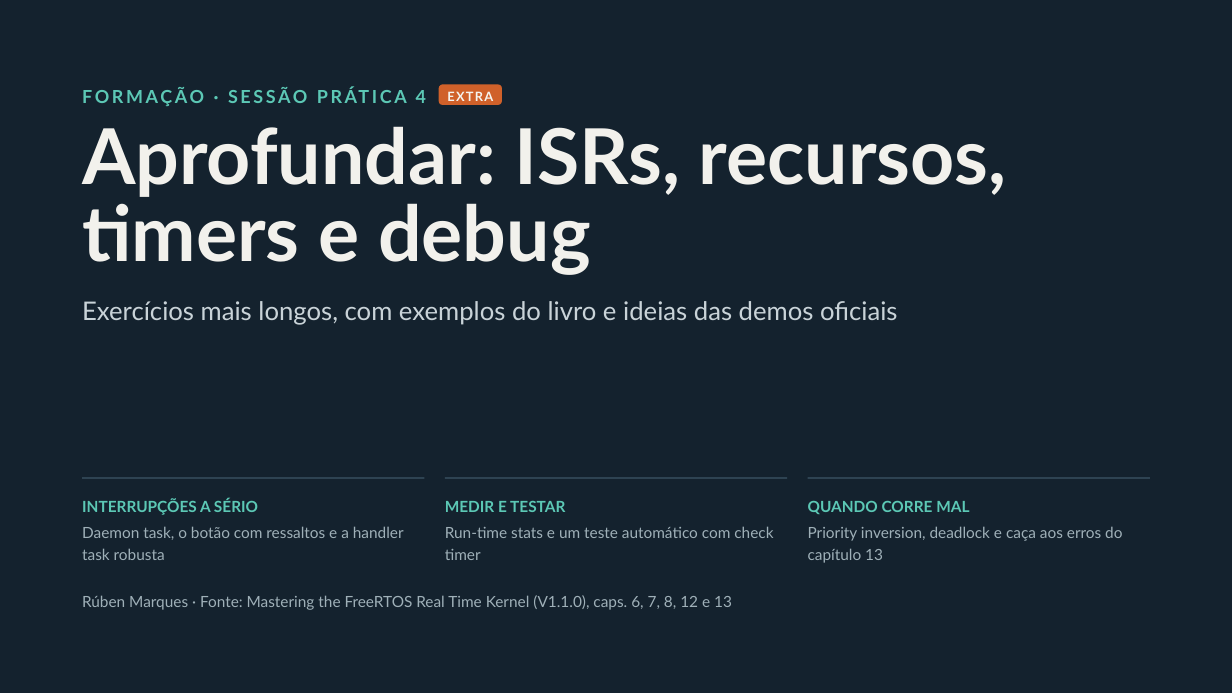
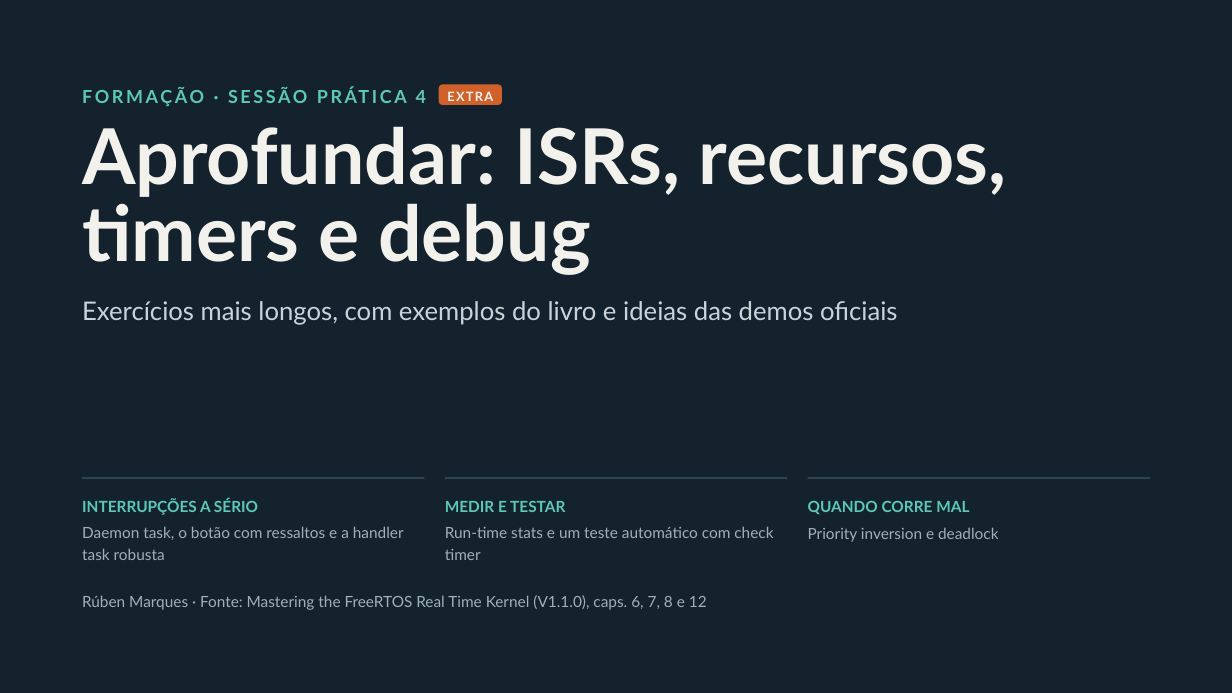
Before and after one commit to RPOA/Formacao_FreeRTOS, a slide deck: slide 155 of Slides/Formação FreeRTOS.pptx. Drawn at 1232x693 pixels with LibreOffice and Linux fonts; fonts in the diff are those of the drawing. Boxes give left, top, right and bottom in pixels: in the first picture for what was removed or moved away, otherwise in the second. Text is boxed around its words. In the diff, an @@ line names an element or a change of style, - is before the commit and + after.

Commit message:
Update presentation slides for FreeRTOS: revise content and improve clarity

```diff
--- a/Slides/Formação FreeRTOS.pptx
+++ b/Slides/Formação FreeRTOS.pptx
@@ text at (808, 527, 999, 542): text changed @@
-Priority inversion, deadlock e caça aos erros do capítulo 13
+Priority inversion e deadlock
@@ text at (82, 595, 707, 610): text changed @@
-Rúben Marques · Fonte: Mastering the FreeRTOS Real Time Kernel (V1.1.0), caps. 6, 7, 8, 12 e 13
+Rúben Marques · Fonte: Mastering the FreeRTOS Real Time Kernel (V1.1.0), caps. 6, 7, 8 e 12
```
Also in this commit, not shown: 22 other slides changed, 1 slide removed, 1 other file.
